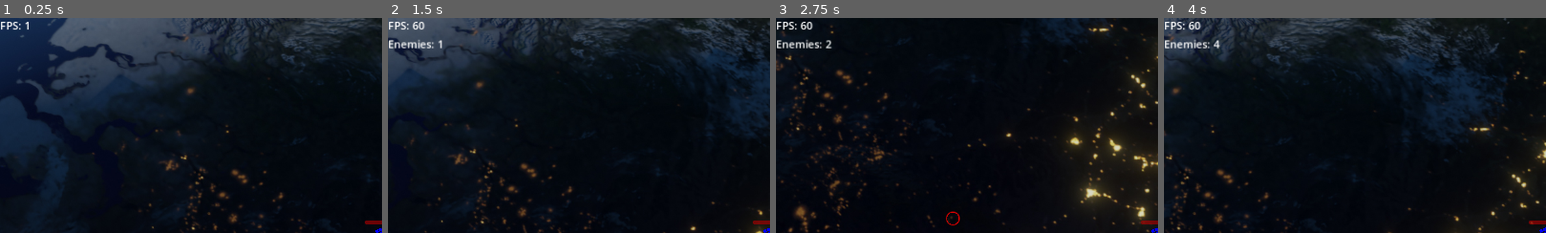
Above: before the commit, frames 1-4 (left to right).
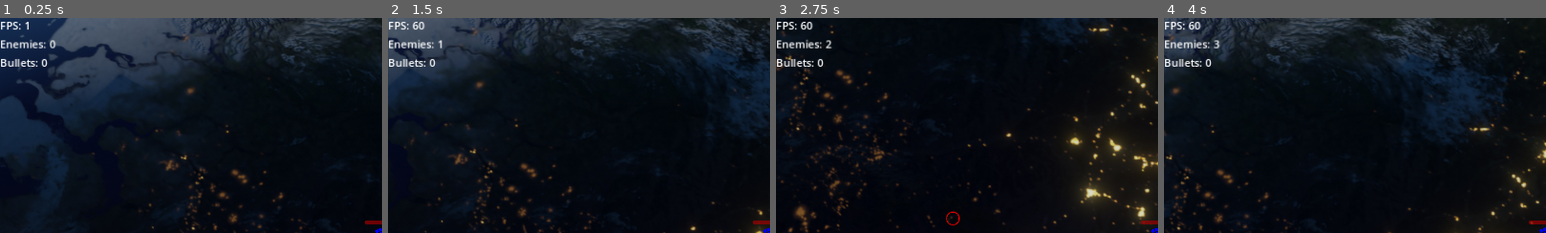
Above: after the commit, the same moments.

Repository: sebszczec/Bambo
Game: Godot game, scene res://scenes/world.tscn
The game is run twice, just before and just after one commit, with the same random seed, the same clock (stepped at 60 frames per second) and the same inputs.
Inputs:
- Up to frame 1 (0.25 s): no input
- Up to frame 2 (1.5 s): tap Enter at 0.5 s; hold Right (ui_right) 0.53-1.28 s; hold Down (ui_down) from 1.28 s (still down)
- Up to frame 3 (2.75 s): release Down (ui_down) at 2.03 s; hold Right (ui_right) from 2.03 s (still down)
- Up to frame 4 (4 s): release Right (ui_right) at 2.78 s; hold Up (ui_up) 2.78-3.53 s; hold Left (ui_left) from 3.53 s (still down)
The pictures show only the part of the screen within x 0-50%, y 0-50%; the shares and areas given below are measured in that part.

The runs differ from the first frame. In frame 1, 0.7% of the frame differs, in the area x 0-15%, y 10-23%; in frame 2, 0.3%; in frame 3, 0.3%; in frame 4, 0.3%.

Commit message:
information box added

Diff:
--- a/scenes/world.tscn
+++ b/scenes/world.tscn
@@ -1,10 +1,11 @@
-[gd_scene load_steps=7 format=3 uid="uid://3r5m53y3clh3"]
+[gd_scene load_steps=8 format=3 uid="uid://3r5m53y3clh3"]
 
 [ext_resource type="Texture2D" uid="uid://m7vfxqkupg73" path="res://resources/planet-earth-background.jpg" id="1_2wts2"]
 [ext_resource type="PackedScene" uid="uid://cl0ta7xxx5arv" path="res://scenes/player.tscn" id="1_6neka"]
 [ext_resource type="Script" path="res://scripts/InputHandler.gd" id="1_af6i4"]
 [ext_resource type="Script" path="res://scripts/game_logic.gd" id="1_ib5o5"]
 [ext_resource type="Script" path="res://scripts/world.gd" id="1_twfab"]
+[ext_resource type="Script" path="res://scripts/information_box.gd" id="2_0s2sw"]
 
 [sub_resource type="NavigationPolygon" id="NavigationPolygon_y1cda"]
 vertices = PackedVector2Array(2939, 1364, -1598, 1365.99, -1598, -1616, 2939, -1616.99)
@@ -14,24 +15,30 @@
 [node name="World" type="Node2D"]
 script = ExtResource("1_twfab")
 
-[node name="Control" type="Control" parent="."]
+[node name="InformationBox" type="Control" parent="."]
 layout_mode = 3
 anchors_preset = 0
 offset_right = 40.0
 offset_bottom = 40.0
+script = ExtResource("2_0s2sw")
 
-[node name="CanvasLayer" type="CanvasLayer" parent="Control"]
+[node name="CanvasLayer" type="CanvasLayer" parent="InformationBox"]
 
-[node name="BoxContainer" type="BoxContainer" parent="Control/CanvasLayer"]
+[node name="BoxContainer" type="BoxContainer" parent="InformationBox/CanvasLayer"]
 offset_right = 40.0
 offset_bottom = 40.0
 vertical = true
 
-[node name="FpsCounter" type="Label" parent="Control/CanvasLayer/BoxContainer"]
+[node name="FpsCounter" type="Label" parent="InformationBox/CanvasLayer/BoxContainer"]
 layout_mode = 2
 
-[node name="EnemyCounter" type="Label" parent="Control/CanvasLayer/BoxContainer"]
+[node name="EnemyCounter" type="Label" parent="InformationBox/CanvasLayer/BoxContainer"]
 layout_mode = 2
+text = "Enemies: 0"
+
+[node name="BulletCounter" type="Label" parent="InformationBox/CanvasLayer/BoxContainer"]
+layout_mode = 2
+text = "Bullets: 0"
 
 [node name="GameLogic" type="Node" parent="."]
 script = ExtResource("1_ib5o5")
--- a/scripts/Bullet.gd
+++ b/scripts/Bullet.gd
@@ -5,6 +5,8 @@
 @onready var lifeTimer = $LifeTimer
 
 var velocity = Vector2(0, 0)
+
+signal freeing
 
 
 func _ready():
@@ -21,4 +23,5 @@
 
 
 func _on_life_timer_timeout():
+	freeing.emit()
 	queue_free()
--- a/scripts/InputHandler.gd
+++ b/scripts/InputHandler.gd
@@ -6,10 +6,11 @@
 
 var canShoot = true
 var player = null
-
+var informationBox = null
 
 func _ready():
 	player = owner.find_child("Player")
+	informationBox = owner.find_child("InformationBox")
 
 
 func _physics_process(_delta):
@@ -19,11 +20,17 @@
 			var bullet = bulletScene.instantiate()
 			bullet.position = player.position
 			bullet.velocity = player.getShootingVector()
+			bullet.connect("freeing", _on_bullet_freeing)
 			add_child(bullet)
+			shootingTimer.start()
 
-			shootingTimer.start()
+			informationBox.increaseBulletCount()
 
 
 
 func _on_shooting_timer_timeout():
 	canShoot = true
+
+
+func _on_bullet_freeing():
+	informationBox.decreaseBulletCount()
--- a/scripts/game_logic.gd
+++ b/scripts/game_logic.gd
@@ -5,7 +5,7 @@
 var enemy_count = 0
 var world = null
 var player = null
-var enemy_counter_label = null
+var informationBox = null
 
 var ball_enemy_scene = preload("res://scenes/ball_enemy.tscn")
 
@@ -15,7 +15,7 @@
 func _ready() -> void:
 	world = get_parent()
 	player = world.find_child("Player")
-	enemy_counter_label = world.find_child("EnemyCounter")
+	informationBox = world.find_child("InformationBox")
 	enemy_spawn_timer.start()
 
 
@@ -44,4 +44,4 @@
 	world.add_child(enemy)
 
 	enemy_count = enemy_count + 1
-	enemy_counter_label.text = "Enemies: " + str(enemy_count)
+	informationBox.increaseEnemyCount()
--- /dev/null
+++ b/scripts/information_box.gd
@@ -0,0 +1,74 @@
+extends Control
+
+@export var ShowFps = true
+@export var ShowEnemyCount= true
+@export var ShowBulletCount = true
+
+@onready var fps_counter = $CanvasLayer/BoxContainer/FpsCounter
+@onready var enemy_counter = $CanvasLayer/BoxContainer/EnemyCounter
+@onready var bullet_counter = $CanvasLayer/BoxContainer/BulletCounter
+
+var enemyCount = 0
+var bulletCount = 0
+
+# Called when the node enters the scene tree for the first time.
+func _ready() -> void:
+	fps_counter.visible = ShowFps
+	enemy_counter.visible = ShowEnemyCount
+	bullet_counter.visible = ShowBulletCount
+
+
+# Called every frame. 'delta' is the elapsed time since the previous frame.
+func _process(_delta: float) -> void:
+	if ShowFps == true:
+		fps_counter.text = "FPS: " + str(Engine.get_frames_per_second())
+	if ShowEnemyCount == true:
+		enemy_counter.text = "Enemies: " + str(enemyCount)
+	if ShowBulletCount == true:
+		bullet_counter.text = "Bullets: " + str(bulletCount)
+
+
+func enableShowFps():
+	fps_counter.visible = true
+	ShowFps = true
+
+
+func disableShowFps():
+	fps_counter.visible = false
+	ShowFps = false
+
+
+func enableShowEnemyCount():
+	enemy_counter.visible = true
+	ShowEnemyCount = true
+
+
+func disableShowEnemyCount():
+	enemy_counter.visible = false
+	ShowEnemyCount = false
+
+
+func enableShowBulletCount():
+	bullet_counter.visible = true
+	ShowBulletCount = true
+
+
+func disableShowBulletCount():
+	bullet_counter.visible = false
+	ShowBulletCount = false
+
+
+func increaseEnemyCount():
+	enemyCount = enemyCount + 1
+
+
+func decreaseEnemyCount():
+	enemyCount = enemyCount - 1
+
+
+func increaseBulletCount():
+	bulletCount = bulletCount + 1
+
+
+func decreaseBulletCount():
+	bulletCount = bulletCount - 1
--- a/scripts/world.gd
+++ b/scripts/world.gd
@@ -1,16 +1,11 @@
 extends Node2D
-
-@export var ShowFps = true
-
-@onready var fps_counter = $Control/CanvasLayer/BoxContainer/FpsCounter
 
 # Called when the node enters the scene tree for the first time.
 func _ready() -> void:
-	#Engine.max_fps = 60
+	Engine.max_fps = 60
 	pass # Replace with function body.
 
 
 # Called every frame. 'delta' is the elapsed time since the previous frame.
-func _process(delta: float) -> void:
-	if ShowFps == true:
-		fps_counter.text = "FPS: " + str(Engine.get_frames_per_second())
+func _process(_delta: float) -> void:
+	pass
